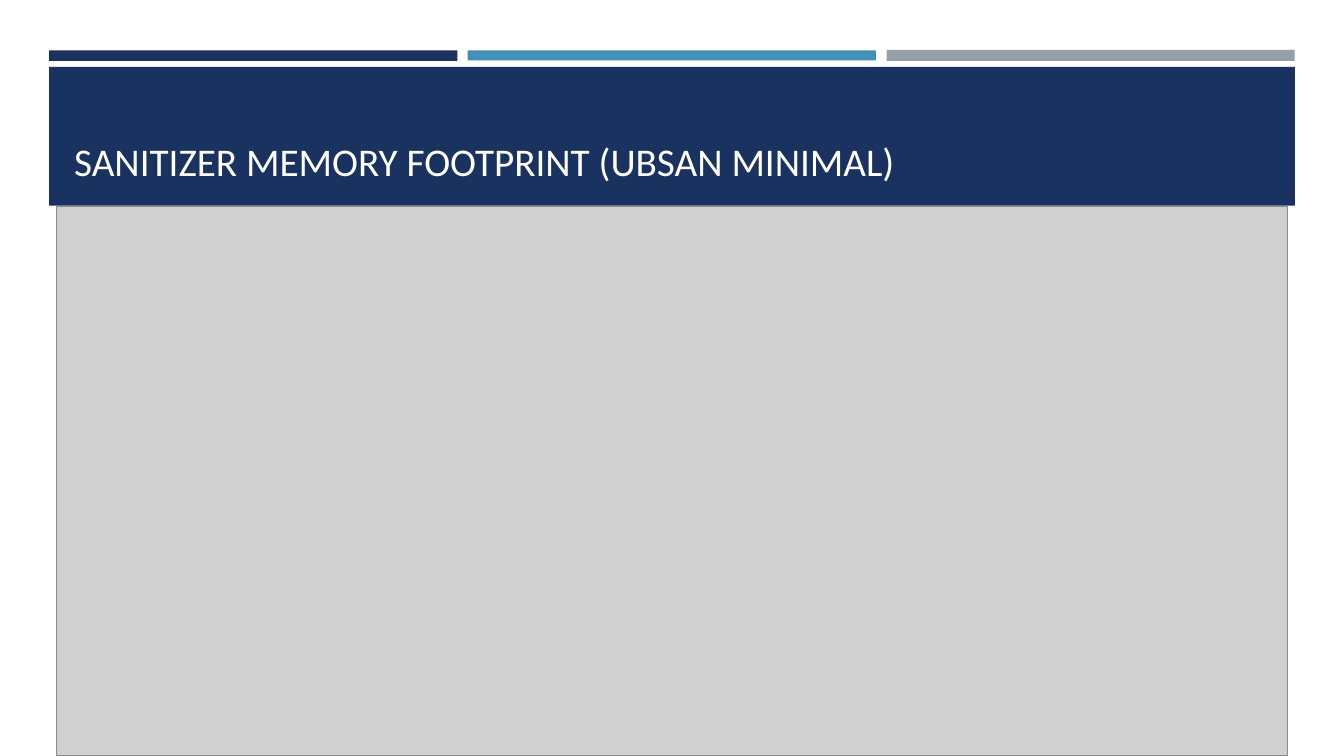
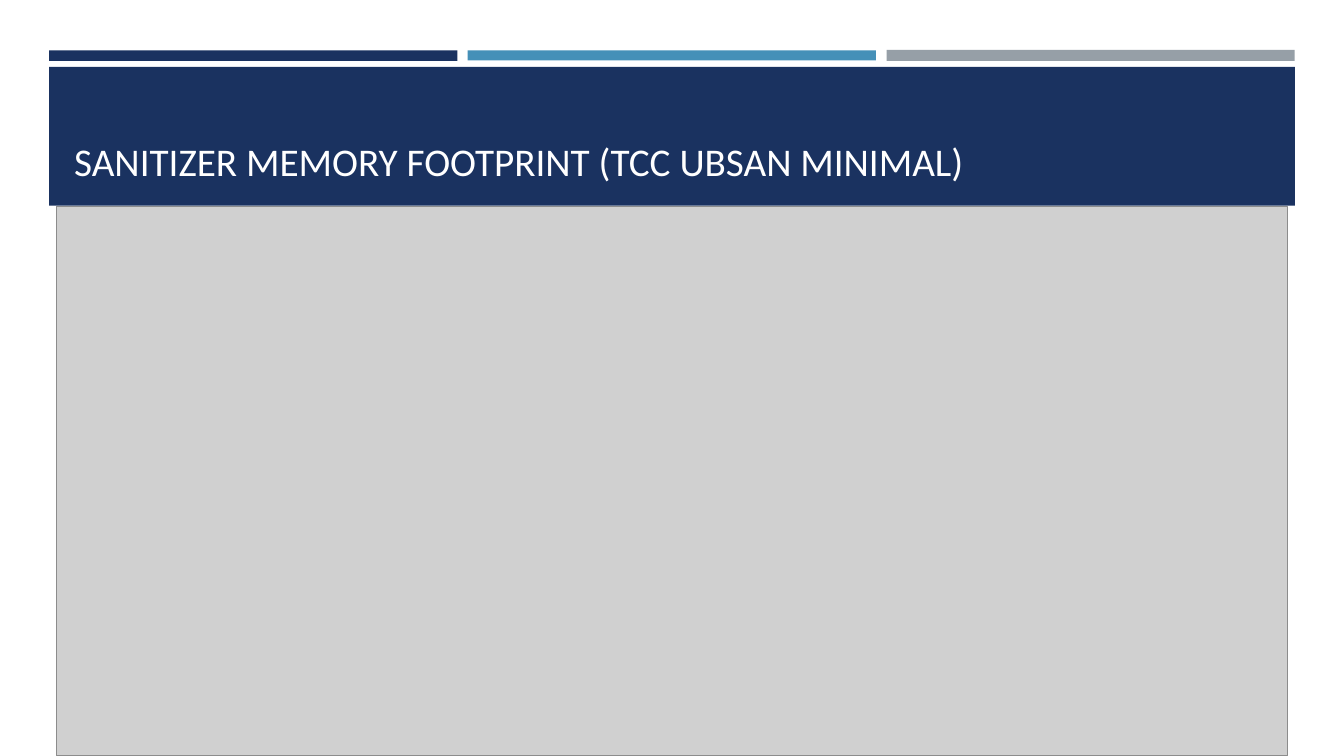
Before and after one commit to Potochi/licenta, a slide deck: slide 11 of Exploits.pptx. Drawn at 1344x756 pixels with LibreOffice and Linux fonts; fonts in the diff are those of the drawing; grey boxes stand for pictures. Boxes give left, top, right and bottom in pixels: in the first picture for what was removed or moved away, otherwise in the second. Text is boxed around its words. In the diff, an @@ line names an element or a change of style, - is before the commit and + after.

```diff
--- a/Exploits.pptx
+++ b/Exploits.pptx
@@ title at (74,147,963,182): text changed @@
-SANITIZER MEMORY FOOTPRINT (UBSAN MINIMAL)
+SANITIZER MEMORY FOOTPRINT (TCC UBSAN MINIMAL)
```
Also in this commit, not shown: 4 other slides changed.
